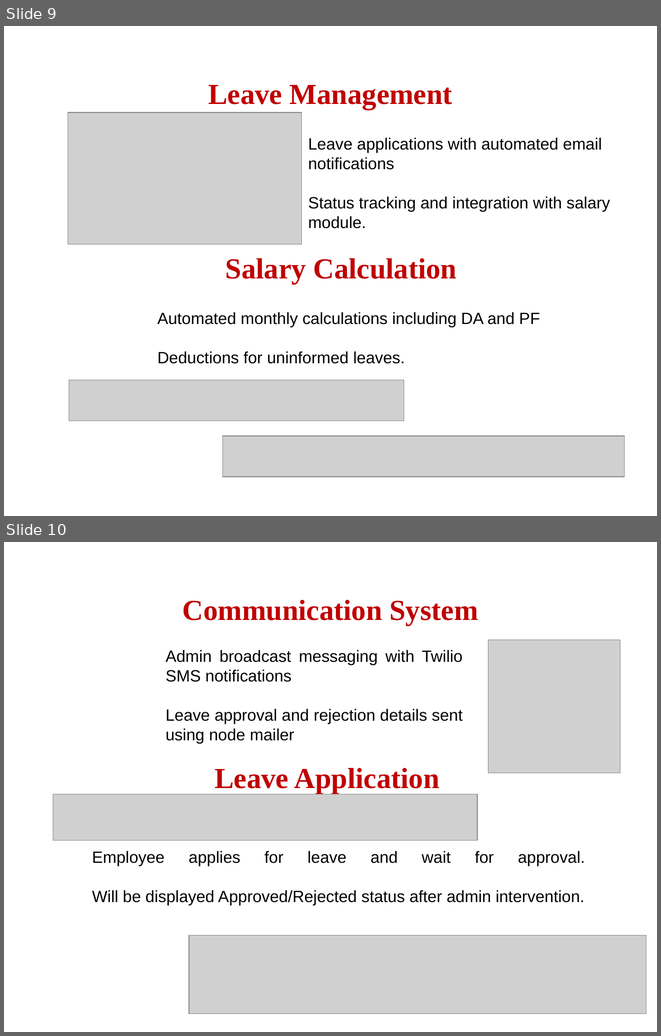
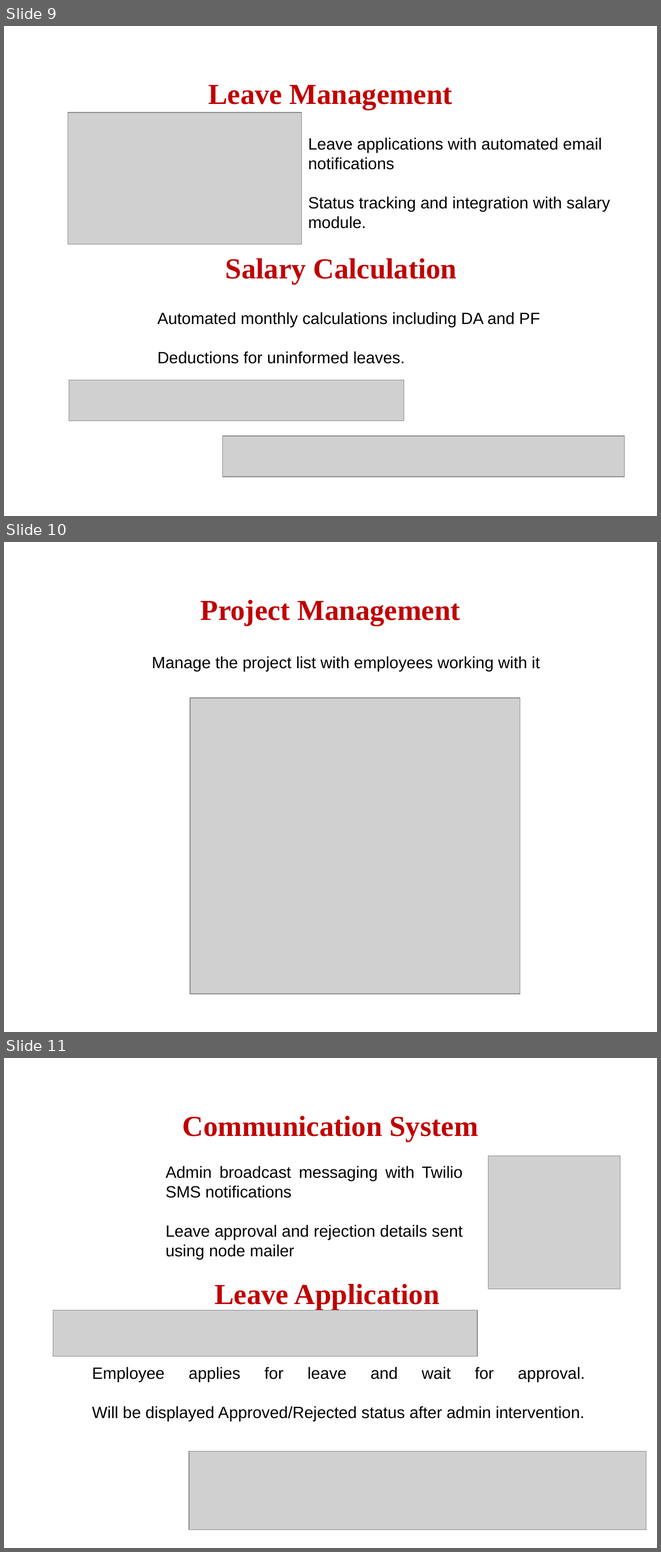
Before and after one commit to Immanuvel1207/Employee-Management-System, a slide deck: Employee-management-system.pptx. Shown one above the other, each under a label of ours: slides 9 and 10 before the commit, slides 9, 10 and 11 after it. The pictures are 661x1036 and 661x1552 pixels, drawn with LibreOffice and Linux fonts; fonts in the diff are those of the drawing; grey boxes stand for pictures; background and template pictures are left out. Boxes give left, top, right and bottom in pixels: in the first picture for what was removed or moved away, otherwise in the second. Text is boxed around its words. In the diff, an @@ line names an element or a change of style, - is before the commit and + after.

```diff
--- a/Employee-management-system.pptx
+++ b/Employee-management-system.pptx
@@ slide 10 added at bbox=[4, 542, 657, 1032], background picture (left out) @@
@@ title added at bbox=[201, 600, 460, 626], 32 pt, text #C00000, bold @@
+Project Management
@@ text added at bbox=[152, 656, 540, 671], 18 pt, text #000000 @@
+Manage the project list with employees working with it
@@ picture added at bbox=[190, 698, 520, 994] @@
@@ what was slide 10 is now slide 11 @@
```
Also in this commit, not shown: 6 slides changed, 15 other slides added, 4 slides removed, 12 other files.
